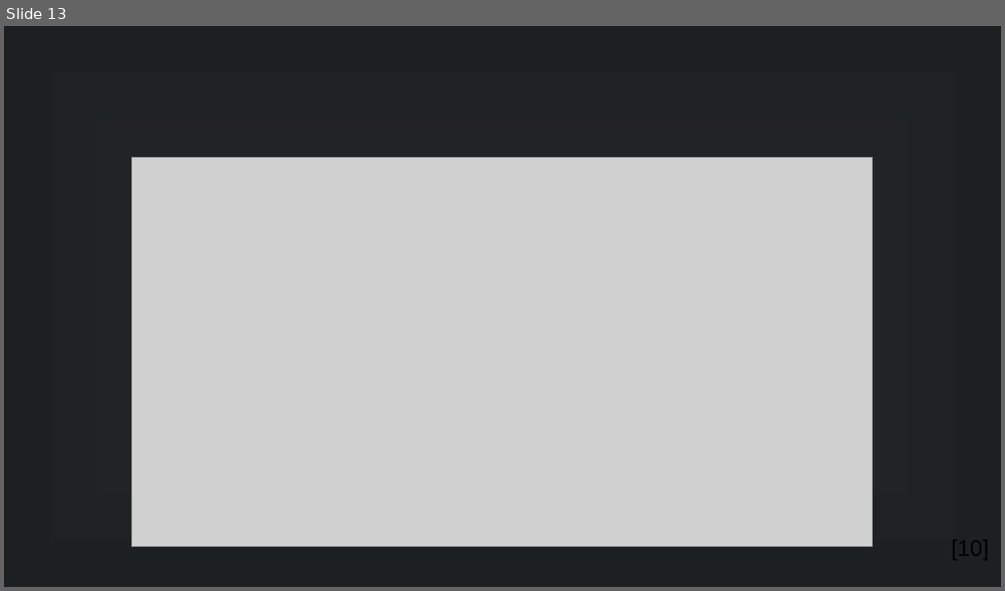
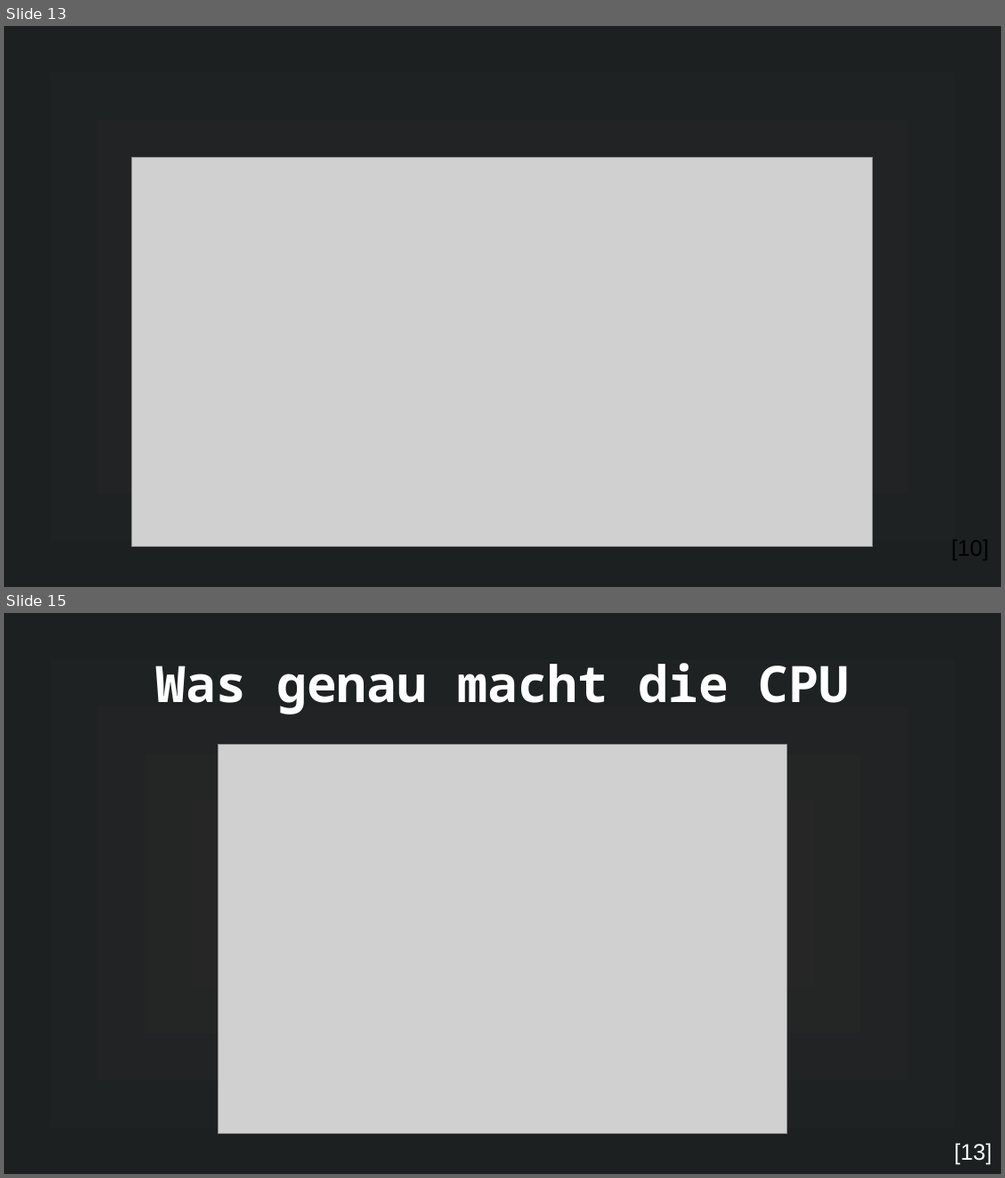
Before and after one commit to MuffinKran24/IMP_GFS, a slide deck: Mikrocontroller_GFS.odp. Shown one above the other, each under a label of ours: slide 13 before the commit, slides 13 and 15 after it; the slides between them are not shown. The pictures are 1005x591 and 1005x1178 pixels, drawn with LibreOffice and Linux fonts; fonts in the diff are those of the drawing; grey boxes stand for pictures; background and template pictures are left out. Boxes give left, top, right and bottom in pixels: in the first picture for what was removed or moved away, otherwise in the second. Text is boxed around its words. In the diff, an @@ line names an element or a change of style, - is before the commit and + after.

```diff
--- a/Mikrocontroller_GFS.odp
+++ b/Mikrocontroller_GFS.odp
@@ slide 15 added at [4,613,1001,1174], background gradient #282828 to #1D2021 @@
@@ title added at [156,663,850,714], 40 pt, text #FFFFFF, bold @@
+Was genau macht die CPU
@@ picture added at [218,744,786,1133] @@
@@ text added at [954,1143,991,1165], 18 pt, text #FFFFFF @@
+[13]
```
Also in this commit, not shown: 25 slides changed, 6 other files.
